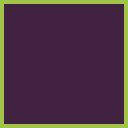
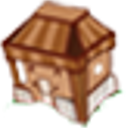
The second 128px x 128px image is a revision of the first. Changes to its layers:
added layer "House" above "Background" over [0, 0, 128, 128]
hid "Background" over [0, 0, 128, 128]
